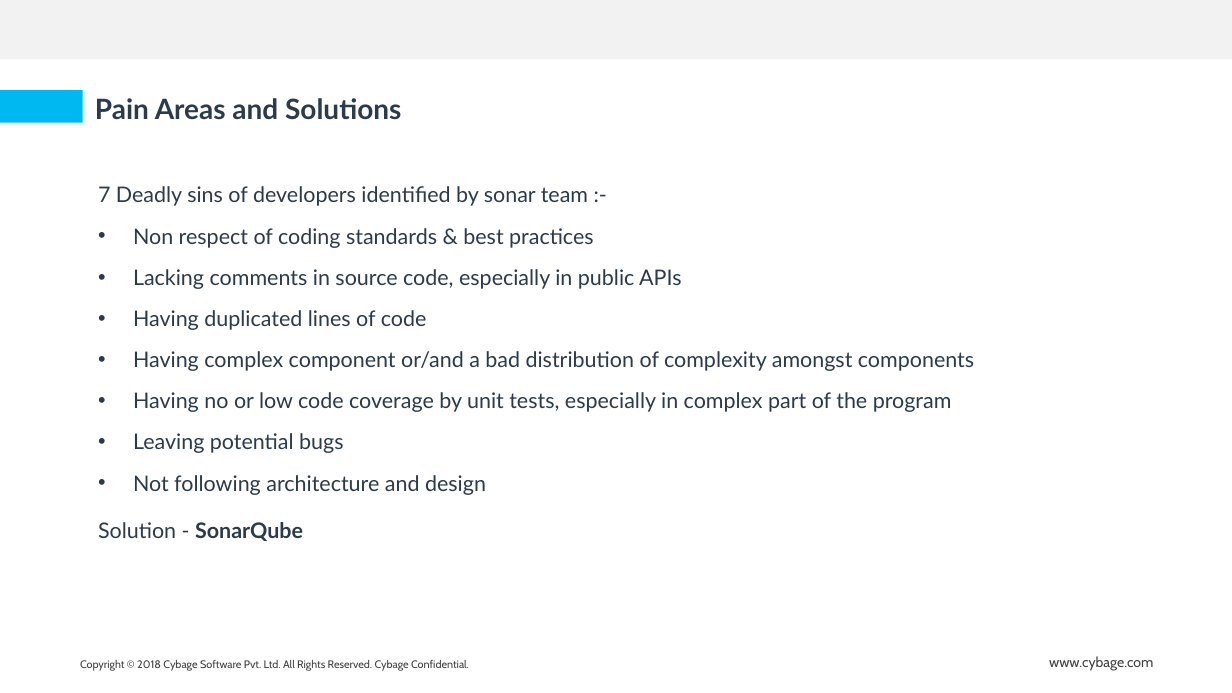
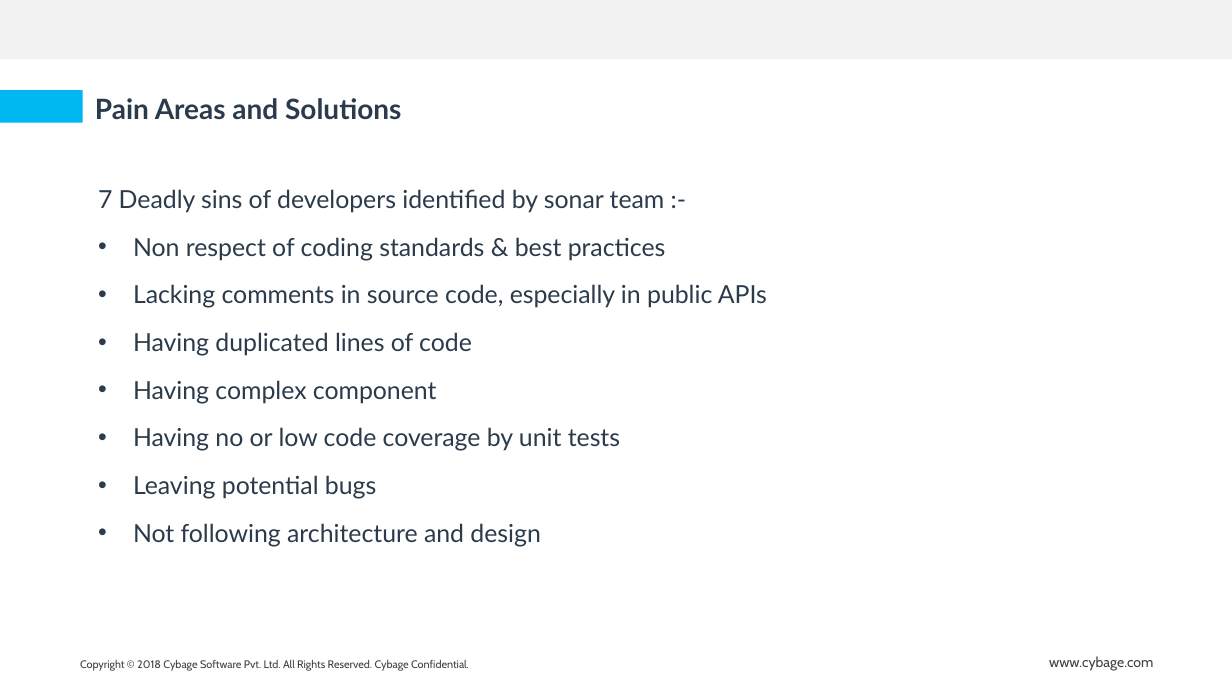
Before and after one commit to ruchika-12/sonar-ppt, a slide deck: slide 4 of New SonarQubePPT.pptx. Drawn at 1232x693 pixels with LibreOffice and Linux fonts; fonts in the diff are those of the drawing; background and template pictures are left out. Boxes give left, top, right and bottom in pixels: in the first picture for what was removed or moved away, otherwise in the second. Text is boxed around its words. In the diff, an @@ line names an element or a change of style, - is before the commit and + after.

```diff
--- a/New SonarQubePPT.pptx
+++ b/New SonarQubePPT.pptx
@@ text at <box>98,189,767,547</box>: size 13.8 to 16 pt in "7 Deadly sins of developers identified by ...", "Non respect of coding standards & best ...", "Lacking comments in source code, especially in ...", "Having duplicated lines of code" and 2 more places @@
@@ text at <box>133,380,620,451</box>: text changed; size 13.8 to 16 pt @@
-  • Having complex component or/and a bad distribution of complexity amongst components
-  • Having no or low code coverage by unit tests, especially in complex part of the program
+  • Having complex component
+  • Having no or low code coverage by unit tests
@@ text at <box>98,522,303,541</box>: paragraph removed @@
-Solution - SonarQube
```
Also in this commit, not shown: 3 other slides changed.
